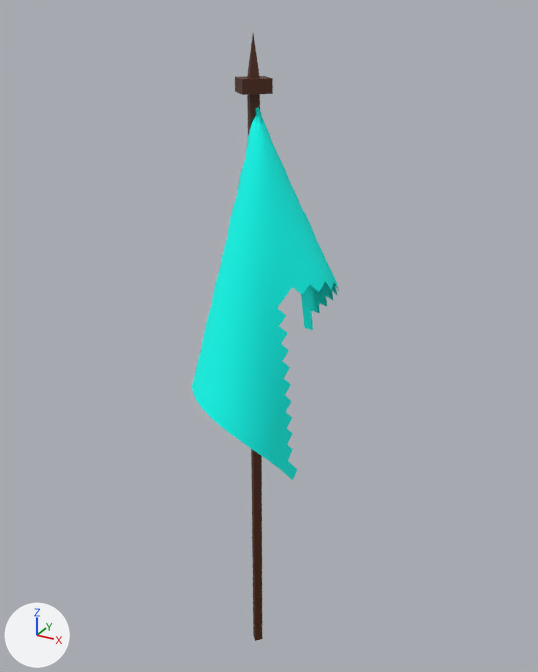
The glTF model public/models/poi-flag.glb: old version first, new version second.
One viewpoint serves both versions: a 50 mm lens placed at (10.8, -18.8, 22.1), pointed at (0.3, 0.4, 12.6). Every picture has the same lights, and +X, +Y and +Z are marked at lower left. Where no turn or scale is listed for an object, it has been applied to the vertices. Vertices at the same position are counted once.
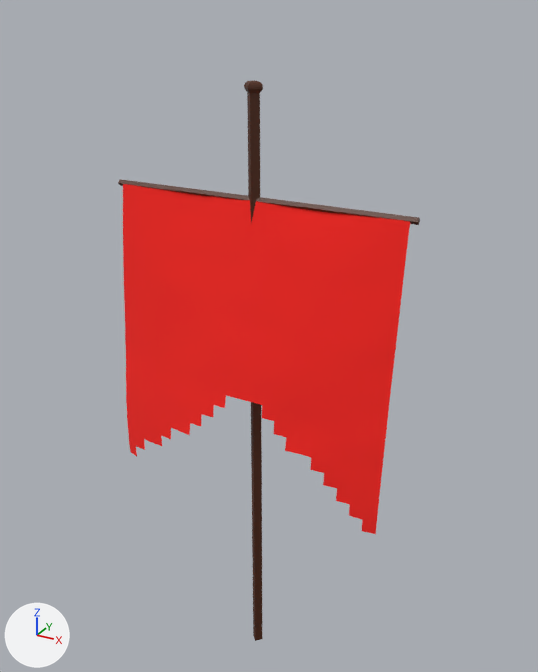
What changed in the scene script:
```text
Add mat_wood_002:
    mat_wood_002 = principled_material('wood.002')
    mat_wood_002.base_color = (0.0835, 0.019, 0.00326)  # brown #52260b
Add mat_red_fabric:
    mat_red_fabric = principled_material('red-fabric')
    mat_red_fabric.base_color = (1.0, 0.016, 0.011)  # red #ff221b
    mat_red_fabric.roughness = 1.0
Change me_cylinder_001:
    used by ob_cylinder; location = (0.0, 0.0, 10.01)
    remove me_cylinder_001.from_pydata(...)  # 21 vertices, 38 faces; spans x -0.6..0.6, y -0.6..0.6, z -10.0..11.6
    add me_cylinder_001.from_pydata(...)  # 32 vertices, 60 faces; spans x -0.3..0.3, y -0.3..0.3, z -10.0..10.3
    me_cylinder_001 part 1
    5 vertices are removed from x -0.2..0.2, y -0.2..0.2, z 10.4..11.6
    12 faces are deleted
    8 vertices move from x -0.6..0.6, y -0.6..0.6, z 10.0..10.4 to x -0.3..0.3, y -0.3..0.3, z 10.1..10.2
    16 vertices are added at x -0.3..0.3, y -0.3..0.3, z 10.2..10.3
    34 new faces join them
Add me_cylinder_002:
    me_cylinder_002.from_pydata([(-5.0, 0.0, 0.1), (5.0, 0.0, 0.1), (-5.0, 0.1, 0.0), (5.0, 0.1, 0.0), (-5.0, 0.0, -0.1), (5.0, 0.0, -0.1), (-5.0, -0.1, 0.0), (5.0, -0.1, 0.0)], [], [(0, 1, 3), (0, 3, 2), (2, 3, 5), (2, 5, 4), (4, 5, 7), (4, 7, 6), (6, 7, 1), (6, 1, 0), (0, 2, 4), (0, 4, 6), (3, 1, 7), (3, 7, 5)])
    me_cylinder_002.materials.append(mat_wood_002)  # brown #52260b
Add me_plane:
    me_plane.from_pydata(...)  # 446 vertices, 786 faces; spans x -4.8..4.8, y -1.28..0.1, z -4.79..4.8
    me_plane.materials.append(mat_red_fabric)  # red #ff221b
Remove ob_plane_001:
    ob_plane_001 = bpy.data.objects.new('Plane.001', me_plane_001)
    ob_plane_001.location = (4.0, 0.0, 16.01)
Add ob_cylinder_001:
    ob_cylinder_001 = bpy.data.objects.new('Cylinder.001', me_cylinder_002)
    ob_cylinder_001.location = (0.0, 0.0, 17.01)
Add ob_plane:
    ob_plane = bpy.data.objects.new('Plane', me_plane)
    ob_plane.location = (0.0, -0.1, 12.2)
```

Location of each change, (x1, y1, x2, y2) in pixels of the pictures (538 x 672 px):
'Plane', added (red)
    after: (123, 184, 410, 534)
'Plane.001', deleted
    before: (192, 107, 339, 480)
'Cylinder', reshaped (49% narrower, 8% shorter)
    before: (235, 33, 273, 641)
    after: (244, 80, 263, 641)
'Cylinder.001', added (brown)
    after: (118, 179, 420, 225)
part 1 of me_cylinder_001, built on
    before: (235, 33, 273, 95)
    after: (244, 80, 263, 93)
